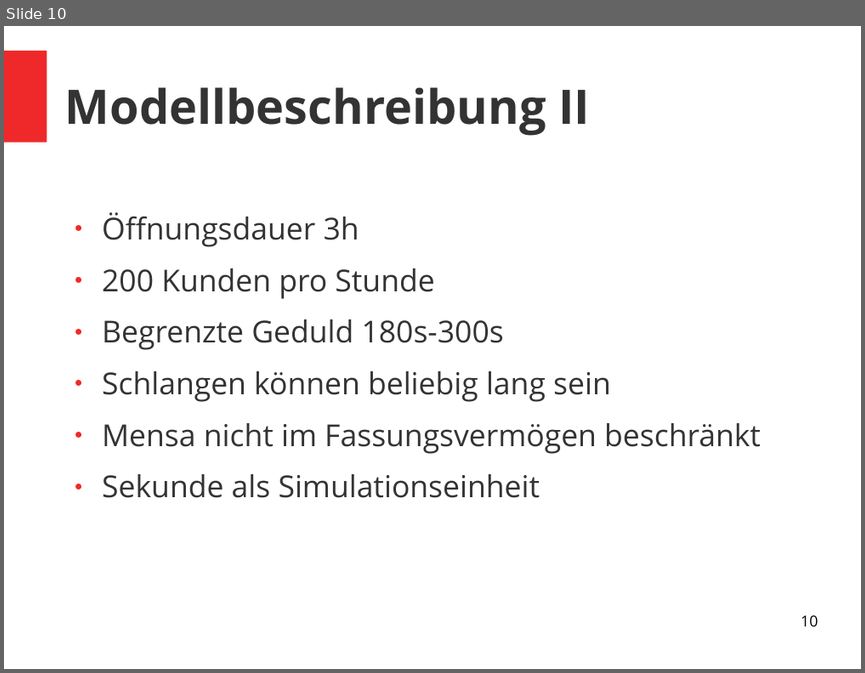
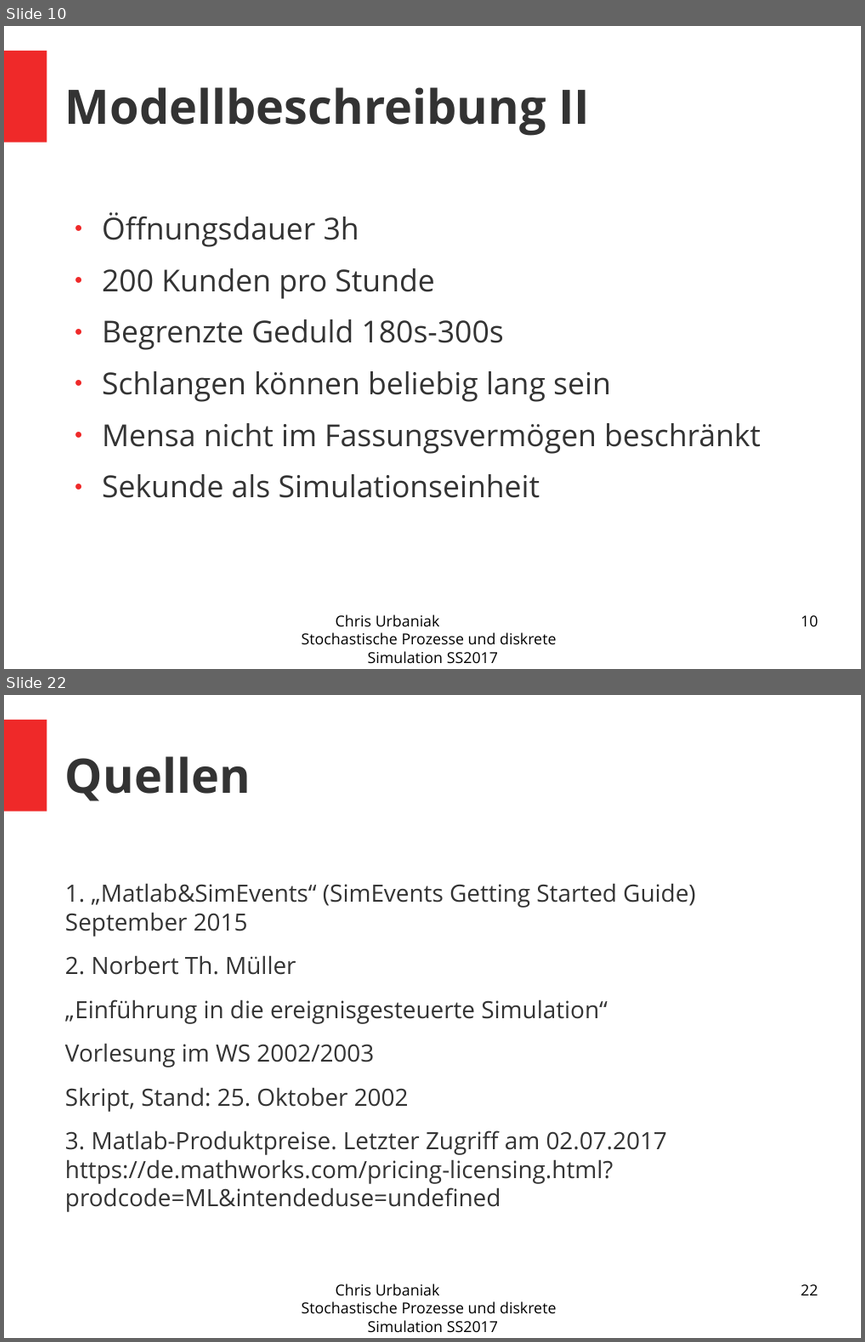
Before and after one commit to nouiteesator/seminar, a slide deck: Präsi.odp. Shown one above the other, each under a label of ours: slide 10 before the commit, slides 10 and 22 after it; the slides between them are not shown. The pictures are 865x673 and 865x1342 pixels, drawn with LibreOffice and Linux fonts; fonts in the diff are those of the drawing. Boxes give left, top, right and bottom in pixels: in the first picture for what was removed or moved away, otherwise in the second. Text is boxed around its words. In the diff, an @@ line names an element or a change of style, - is before the commit and + after.

```diff
--- a/Präsi.odp
+++ b/Präsi.odp
@@ slide 22 added at <box>4,695,861,1338</box>, background #FFFFFF; not listed: 1 template element that a slide beside it also shows @@
@@ title added at <box>65,756,250,801</box>, 44 pt, text #333333, bold @@
+Quellen
@@ text added at <box>65,883,695,1212</box>, 22 pt, text #333333 @@
+1. „Matlab&SimEvents“ (SimEvents Getting Started Guide) September 2015
+2. Norbert Th. Müller
+„Einführung in die ereignisgesteuerte Simulation“
+Vorlesung im WS 2002/2003
+Skript, Stand: 25. Oktober 2002
+3. Matlab-Produktpreise. Letzter Zugriff am 02.07.2017 https://de.mathworks.com/pricing-licensing.html?prodcode=ML&intendeduse=undefined
@@ text added at <box>302,1283,556,1332</box>, 14 pt, text #000000 @@
+Chris Urbaniak Stochastische Prozesse und diskrete Simulation SS2017
@@ page number added at <box>800,1284,817,1295</box>, 14 pt, text #000000 @@
+22
@@ slide 10 changed as well @@
@@ text added at <box>302,614,556,663</box>, 14 pt, text #000000 @@
+Chris Urbaniak Stochastische Prozesse und diskrete Simulation SS2017
```
Also in this commit, not shown: 8 other slides changed, 14 other slides added, 1 slide removed, 3 other files.
